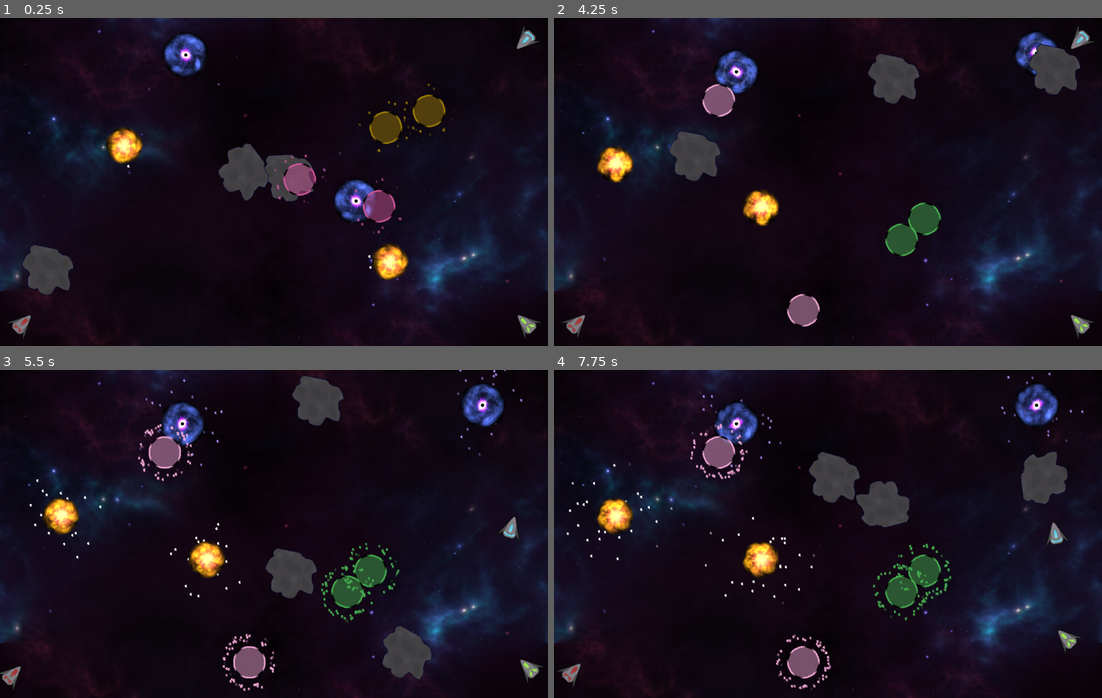
Above: before the commit, frames 1-4 (two rows, left to right).
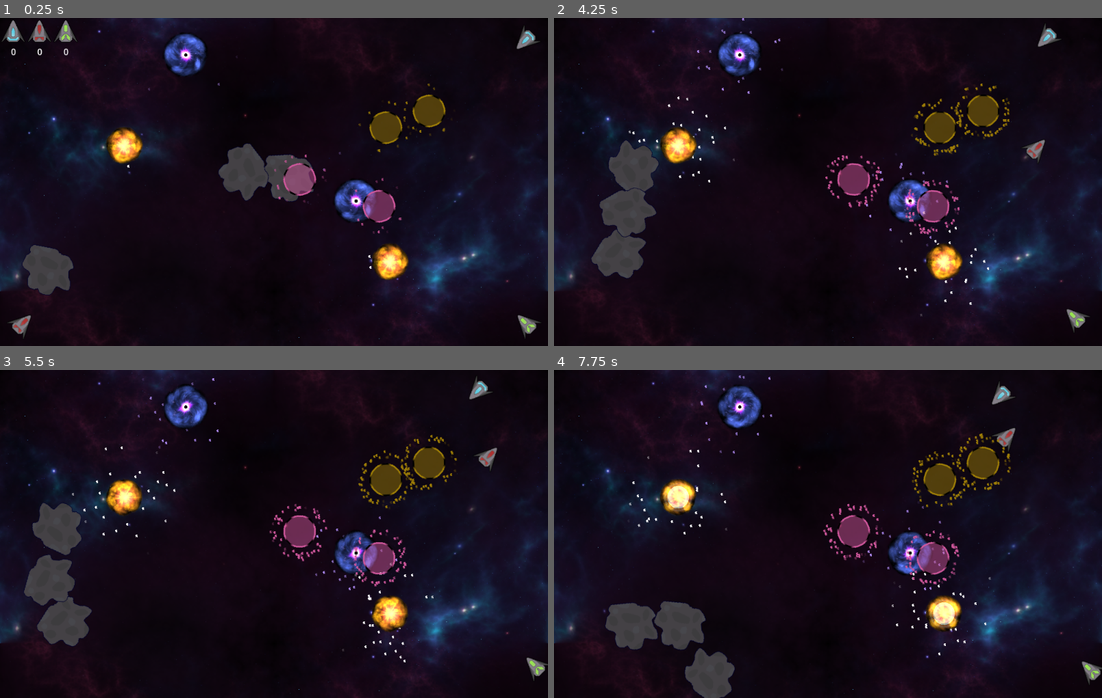
Above: after the commit, the same moments.

Repository: NoElkaTheGod/vague-nonspecific-repository
Game: Godot game, scene res://scenes/root.tscn
Two runs of this game, one before a commit and one after it. Both use one fixed random seed, a clock stepped at 60 frames per second and the inputs below.
Inputs:
- Up to frame 1 (0.25 s): no input
- Up to frame 2 (4.25 s): tap R (Restart round, bound only before the commit) at 4.15 s
- Up to frame 3 (5.5 s): no input
- Up to frame 4 (7.75 s): no input

The runs differ from the first frame. In frame 1, 0.5% of the frame differs, in the area x 0-15%, y 0-12%; in frame 2, 14%; in frame 3, 16%; in frame 4, 16%, in the area x 0-100%, y 0-100%.

Commit message:
Change stuff

Diff:
--- a/project.godot
+++ b/project.godot
@@ -27,11 +27,6 @@
 
 [input]
 
-"Restart round"={
-"deadzone": 0.5,
-"events": [Object(InputEventKey,"resource_local_to_scene":false,"resource_name":"","device":-1,"window_id":0,"alt_pressed":false,"shift_pressed":false,"ctrl_pressed":false,"meta_pressed":false,"pressed":false,"keycode":0,"physical_keycode":82,"key_label":0,"unicode":114,"location":0,"echo":false,"script":null)
-]
-}
 Player0Left={
 "deadzone": 0.5,
 "events": []
@@ -42,32 +37,30 @@
 }
 Player0Fire={
 "deadzone": 0.5,
-"events": [Object(InputEventJoypadButton,"resource_local_to_scene":false,"resource_name":"","device":-1,"button_index":0,"pressure":0.0,"pressed":false,"script":null)
+"events": [Object(InputEventJoypadButton,"resource_local_to_scene":false,"resource_name":"","device":0,"button_index":0,"pressure":0.0,"pressed":false,"script":null)
 ]
 }
 Player0Move={
 "deadzone": 0.5,
-"events": [Object(InputEventJoypadButton,"resource_local_to_scene":false,"resource_name":"","device":-1,"button_index":1,"pressure":0.0,"pressed":false,"script":null)
+"events": [Object(InputEventJoypadButton,"resource_local_to_scene":false,"resource_name":"","device":0,"button_index":1,"pressure":0.0,"pressed":false,"script":null)
 ]
 }
 Player1Left={
 "deadzone": 0.5,
-"events": [Object(InputEventKey,"resource_local_to_scene":false,"resource_name":"","device":-1,"window_id":0,"alt_pressed":false,"shift_pressed":false,"ctrl_pressed":false,"meta_pressed":false,"pressed":false,"keycode":0,"physical_keycode":4194319,"key_label":0,"unicode":0,"location":0,"echo":false,"script":null)
-]
+"events": []
 }
 Player1Right={
 "deadzone": 0.5,
-"events": [Object(InputEventKey,"resource_local_to_scene":false,"resource_name":"","device":-1,"window_id":0,"alt_pressed":false,"shift_pressed":false,"ctrl_pressed":false,"meta_pressed":false,"pressed":false,"keycode":0,"physical_keycode":4194321,"key_label":0,"unicode":0,"location":0,"echo":false,"script":null)
-]
+"events": []
 }
 Player1Fire={
 "deadzone": 0.5,
-"events": [Object(InputEventKey,"resource_local_to_scene":false,"resource_name":"","device":-1,"window_id":0,"alt_pressed":false,"shift_pressed":false,"ctrl_pressed":false,"meta_pressed":false,"pressed":false,"keycode":0,"physical_keycode":4194322,"key_label":0,"unicode":0,"location":0,"echo":false,"script":null)
+"events": [Object(InputEventJoypadButton,"resource_local_to_scene":false,"resource_name":"","device":1,"button_index":0,"pressure":0.0,"pressed":false,"script":null)
 ]
 }
 Player1Move={
 "deadzone": 0.5,
-"events": [Object(InputEventKey,"resource_local_to_scene":false,"resource_name":"","device":-1,"window_id":0,"alt_pressed":false,"shift_pressed":false,"ctrl_pressed":false,"meta_pressed":false,"pressed":false,"keycode":0,"physical_keycode":4194320,"key_label":0,"unicode":0,"location":0,"echo":false,"script":null)
+"events": [Object(InputEventJoypadButton,"resource_local_to_scene":false,"resource_name":"","device":1,"button_index":1,"pressure":0.0,"pressed":false,"script":null)
 ]
 }
 Player2Left={
@@ -92,19 +85,23 @@
 }
 Player3Left={
 "deadzone": 0.5,
-"events": []
+"events": [Object(InputEventKey,"resource_local_to_scene":false,"resource_name":"","device":-1,"window_id":0,"alt_pressed":false,"shift_pressed":false,"ctrl_pressed":false,"meta_pressed":false,"pressed":false,"keycode":0,"physical_keycode":4194319,"key_label":0,"unicode":0,"location":0,"echo":false,"script":null)
+]
 }
 Player3Right={
 "deadzone": 0.5,
-"events": []
+"events": [Object(InputEventKey,"resource_local_to_scene":false,"resource_name":"","device":-1,"window_id":0,"alt_pressed":false,"shift_pressed":false,"ctrl_pressed":false,"meta_pressed":false,"pressed":false,"keycode":0,"physical_keycode":4194321,"key_label":0,"unicode":0,"location":0,"echo":false,"script":null)
+]
 }
 Player3Fire={
 "deadzone": 0.5,
-"events": []
+"events": [Object(InputEventKey,"resource_local_to_scene":false,"resource_name":"","device":-1,"window_id":0,"alt_pressed":false,"shift_pressed":false,"ctrl_pressed":false,"meta_pressed":false,"pressed":false,"keycode":0,"physical_keycode":4194322,"key_label":0,"unicode":0,"location":0,"echo":false,"script":null)
+]
 }
 Player3Move={
 "deadzone": 0.5,
-"events": []
+"events": [Object(InputEventKey,"resource_local_to_scene":false,"resource_name":"","device":-1,"window_id":0,"alt_pressed":false,"shift_pressed":false,"ctrl_pressed":false,"meta_pressed":false,"pressed":false,"keycode":0,"physical_keycode":4194320,"key_label":0,"unicode":0,"location":0,"echo":false,"script":null)
+]
 }
 
 [layer_names]
--- a/scenes/root.tscn
+++ b/scenes/root.tscn
@@ -1,8 +1,13 @@
-[gd_scene load_steps=8 format=3 uid="uid://dcid4y3ew70yn"]
+[gd_scene load_steps=11 format=3 uid="uid://dcid4y3ew70yn"]
 
 [ext_resource type="Script" path="res://scripts/GameManager.gd" id="1_psp8s"]
+[ext_resource type="Script" path="res://scripts/scoreboard.gd" id="2_fs0yj"]
 [ext_resource type="Script" path="res://scripts/main_camera.gd" id="2_lkdnu"]
+[ext_resource type="Texture2D" uid="uid://8084ru2awn7s" path="res://sprites/player.png" id="3_bpaxn"]
 [ext_resource type="Texture2D" uid="uid://d4b3170qpi5bv" path="res://sprites/yoink.png" id="3_kxlrm"]
+
+[sub_resource type="AtlasTexture" id="AtlasTexture_vx3q6"]
+atlas = ExtResource("3_bpaxn")
 
 [sub_resource type="WorldBoundaryShape2D" id="WorldBoundaryShape2D_y22hj"]
 normal = Vector2(0, 1)
@@ -17,6 +22,19 @@
 
 [node name="Root" type="Node"]
 script = ExtResource("1_psp8s")
+
+[node name="Scoreboard" type="Control" parent="."]
+layout_mode = 3
+anchors_preset = 0
+offset_right = 40.0
+offset_bottom = 40.0
+script = ExtResource("2_fs0yj")
+
+[node name="TextureRect" type="TextureRect" parent="Scoreboard"]
+layout_mode = 0
+offset_right = 40.0
+offset_bottom = 40.0
+texture = SubResource("AtlasTexture_vx3q6")
 
 [node name="Camera2D" type="Camera2D" parent="."]
 anchor_mode = 0
@@ -55,6 +73,7 @@
 shape = SubResource("WorldBoundaryShape2D_gb1h6")
 
 [node name="TextureRect" type="TextureRect" parent="Camera2D"]
+z_index = -10
 offset_right = 1024.0
 offset_bottom = 1024.0
 texture = ExtResource("3_kxlrm")
--- a/scripts/GameManager.gd
+++ b/scripts/GameManager.gd
@@ -13,9 +13,12 @@
 var rock_amount: int = 3
 var powerup_spawn_cd: int = 600
 var timer: int
+var timer_2: int = -1
+var player_score: Array[int]
 
 var idle_projectile_manager: IdleProjectileManager
 @onready var main_camera: MainCamera = $Camera2D
+@onready var scoreboard := $Scoreboard
 @onready var player_scene: PackedScene = load("res://scenes/player.tscn")
 @onready var attractor_scene: PackedScene = load("res://scenes/attractor.tscn")
 @onready var repulsor_scene: PackedScene = load("res://scenes/repulsor.tscn")
@@ -24,11 +27,11 @@
 @onready var powerup_scene: PackedScene = load("res://scenes/powerup.tscn")
 
 func _ready() -> void:
+	player_score.resize(player_amount)
+	for i in range(player_amount):
+		player_score[i] = 0
 	start_round()
-
-func _input(event: InputEvent) -> void:
-	if event.is_action("Restart round") and event.is_released():
-		end_round()
+	scoreboard.update_player_score()
 
 func account_for_attractors(velocity: Vector2, position: Vector2, coefficient: float) -> Vector2:
 	for item in attractors:
@@ -36,6 +39,11 @@
 	for item in repulsors:
 		velocity += (item.position - position).normalized() * item.power / item.position.distance_squared_to(position) * coefficient
 	return velocity
+
+func im_dead_lol(player: Player) -> void:
+	players.erase(player)
+	if players.size() <= 1:
+		timer_2 = 60
 
 func _physics_process(_delta: float) -> void:
 	if timer < powerup_spawn_cd:
@@ -46,6 +54,11 @@
 		new_powerup.init(randi_range(0, 2), main_camera.get_random_spot_offscreen(1), main_camera.get_random_spot_offscreen(0))
 		powerups.append(new_powerup)
 		add_child(new_powerup)
+	if timer_2 == -1: return
+	if timer_2 > 0: timer_2 -= 1
+	else:
+		end_round()
+		timer_2 = -1
 
 func start_round() -> void:
 	idle_projectile_manager = IdleProjectileManager.new()
@@ -90,6 +103,9 @@
 		wormholes[i * 2 + 1].position = main_camera.get_random_spot()
 
 func end_round() -> void:
+	if players[0] != null:
+		player_score[players[0].player] += 1
+	scoreboard.update_player_score()
 	for item in idle_projectile_manager.get_children():
 		item.free()
 	idle_projectile_manager.free()
--- a/scripts/player.gd
+++ b/scripts/player.gd
@@ -114,7 +114,7 @@
 		var achtung = get_colliding_bodies()[0] as RigidBody2D
 		if (achtung.linear_velocity + linear_velocity).length() < 900.0 and (achtung.linear_velocity.length() + linear_velocity.length()) > 900.0:
 			collision_sound_emitter.play(3)
-			start_dying()
+			#start_dying()
 		elif (achtung.linear_velocity + linear_velocity).length() < 1500.0 and (achtung.linear_velocity.length() + linear_velocity.length()) > 500.0:
 			collision_sound_emitter.play(2)
 			angular_velocity += pow(randf_range(-5, 5), 2)
@@ -148,6 +148,7 @@
 	thruster_particles.queue_free()
 	$Sprite2D.visible = false
 	call_deferred("KYS")
+	game_manager.im_dead_lol(self)
 
 func KYS():
 	process_mode = PROCESS_MODE_DISABLED
--- /dev/null
+++ b/scripts/scoreboard.gd
@@ -0,0 +1,24 @@
+class_name Scoreboard extends Control
+
+@onready var game_manager: GameManager = get_parent()
+@onready var player_icons := $TextureRect
+var score_labels: Array[Label]
+var timer: int
+
+func _ready() -> void:
+	player_icons.texture.region.size.x = game_manager.player_amount * 48
+	score_labels.resize(game_manager.player_amount)
+	for i in range(game_manager.player_amount):
+		score_labels[i] = Label.new()
+		add_child(score_labels[i])
+		score_labels[i].position = Vector2(i * 48 + 20, 50)
+
+func update_player_score() -> void:
+	for i in range(game_manager.player_amount):
+		score_labels[i].text = str(game_manager.player_score[i])
+	modulate = Color(1, 1, 1, 1)
+	timer = 120
+
+func _physics_process(_delta: float) -> void:
+	if timer > 0: timer -= 1
+	if timer < 60: modulate = Color(1, 1, 1, timer / 60.0)
